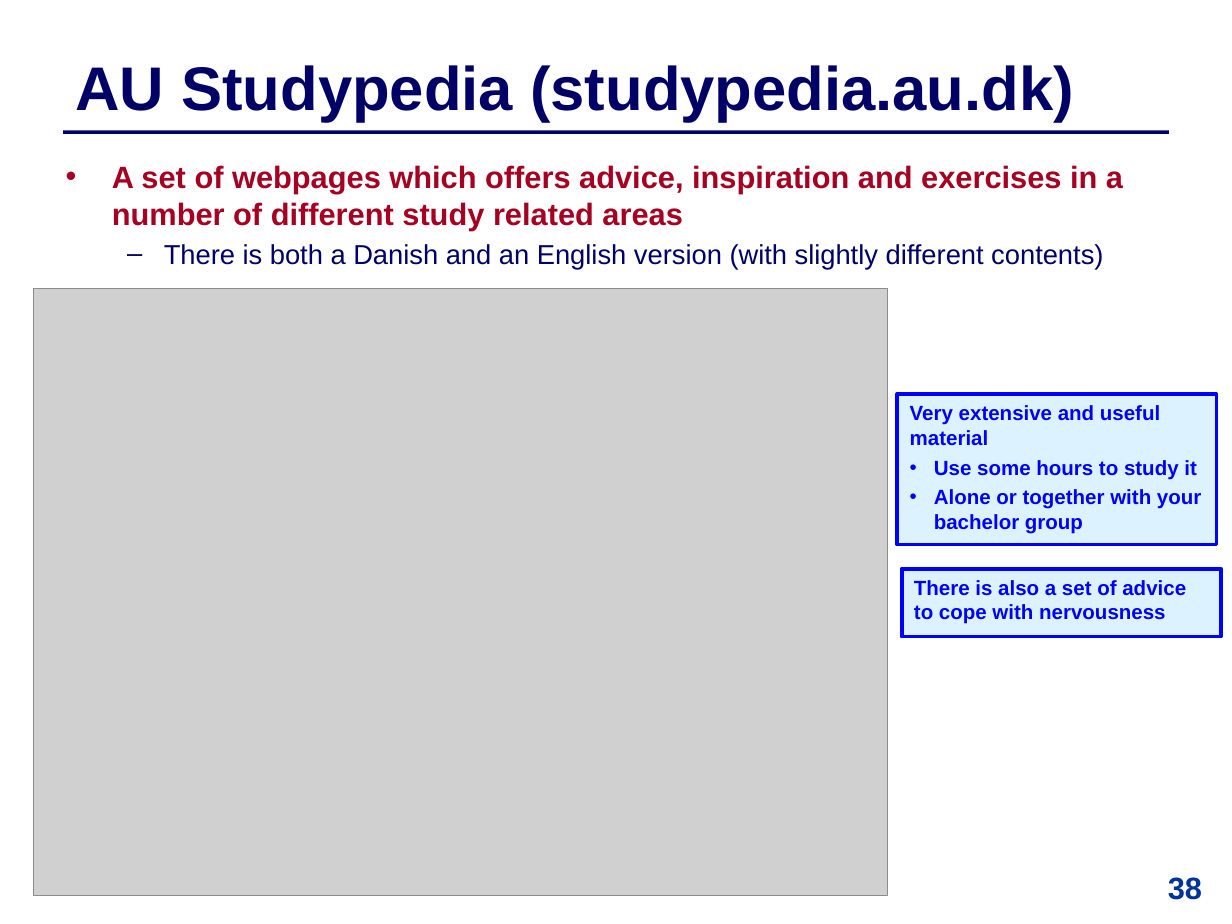
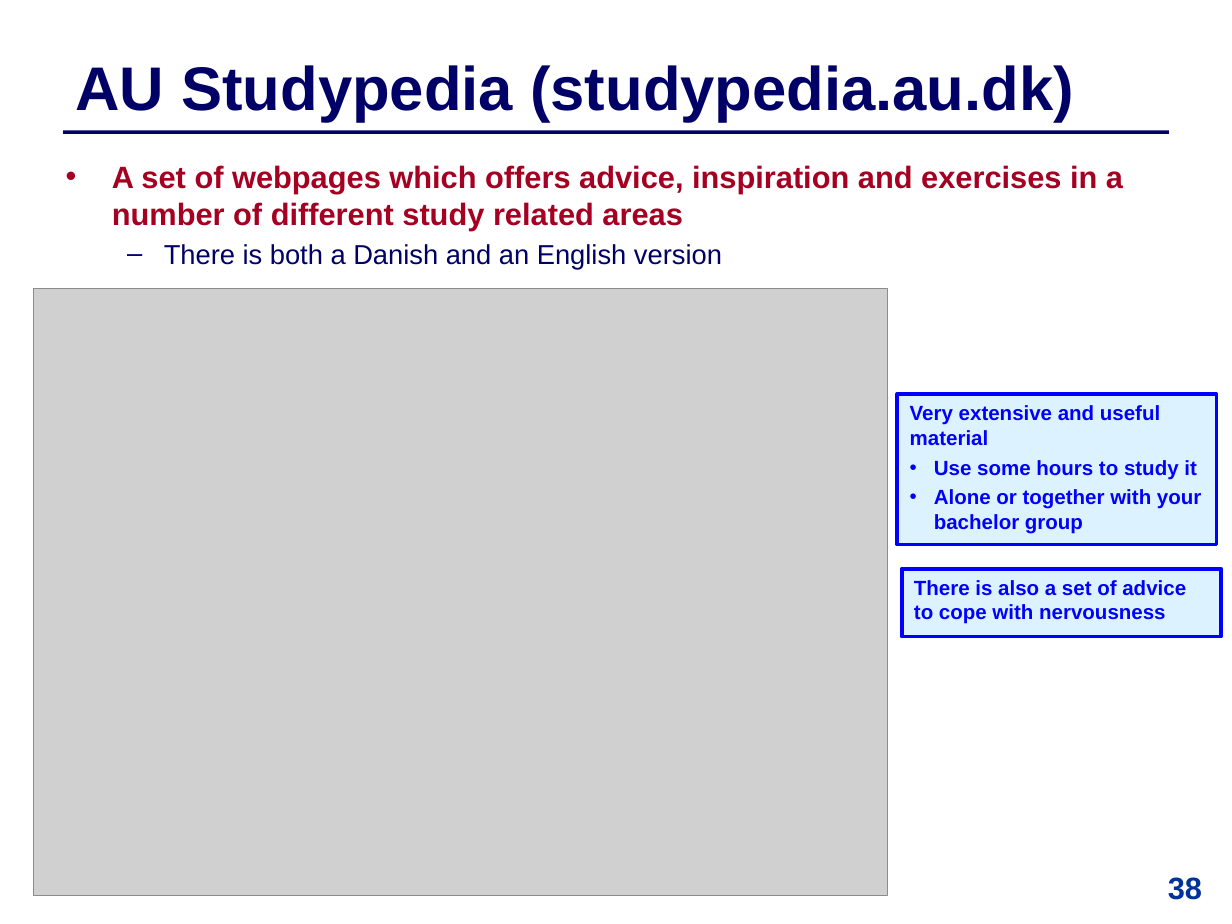
Before and after one commit to IntProgAU/Materiale, a slide deck: slide 38 of web/b25/2 Academic Writing and Oral Presentation.pptx. Drawn at 1232x924 pixels with LibreOffice and Linux fonts; fonts in the diff are those of the drawing; grey boxes stand for pictures. Boxes give left, top, right and bottom in pixels: in the first picture for what was removed or moved away, otherwise in the second. Text is boxed around its words. In the diff, an @@ line names an element or a change of style, - is before the commit and + after.

```diff
--- a/web/b25/2 Academic Writing and Oral Presentation.pptx
+++ b/web/b25/2 Academic Writing and Oral Presentation.pptx
@@ text at [164, 244, 722, 269]: text changed @@
-  – There is both a Danish and an English version (with slightly different contents)
+  – There is both a Danish and an English version
```
Also in this commit, not shown: 11 other slides changed.
